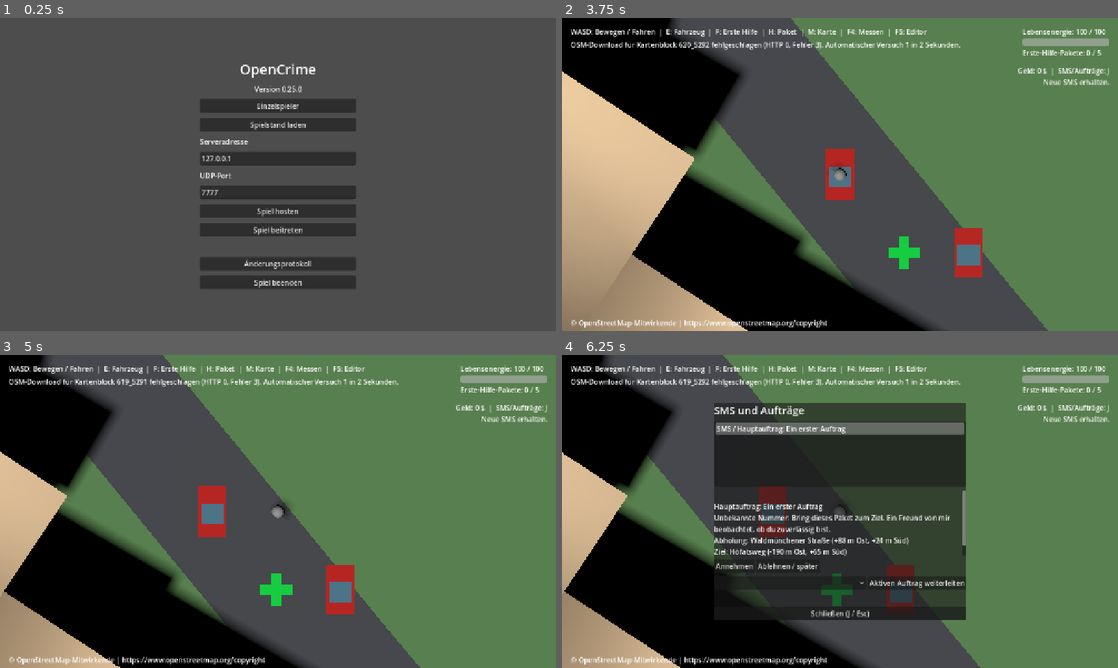
Above: before the commit, frames 1-4 (two rows, left to right).
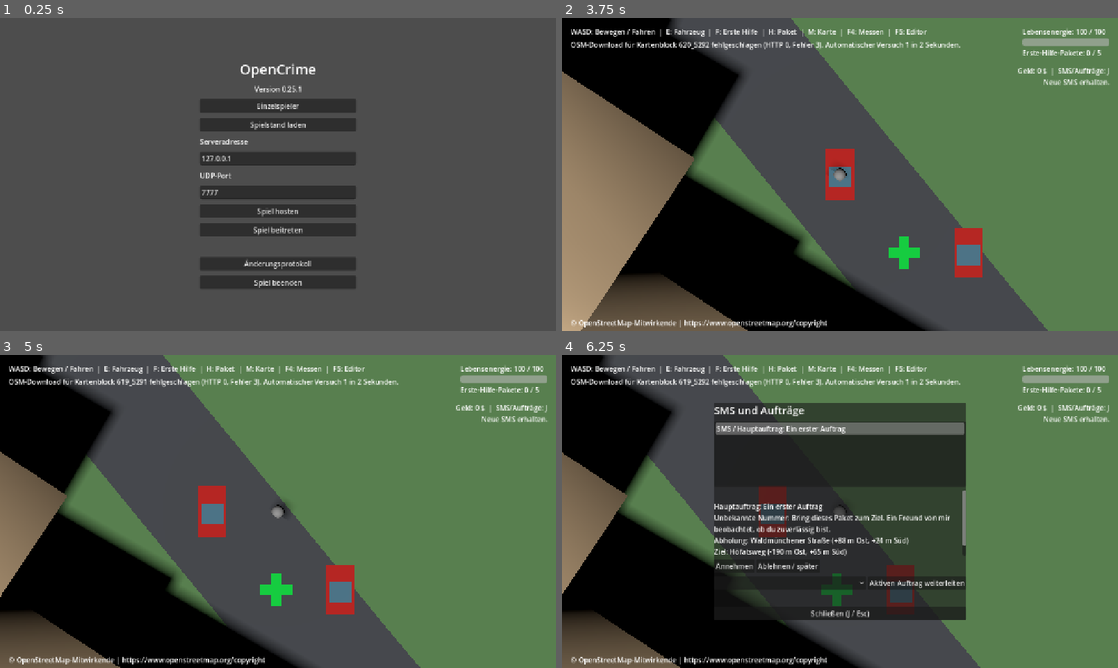
Above: after the commit, the same moments.

Repository: settstep/OpenCrime
Game: Godot game, scene res://scenes/menu.tscn
The game is run twice, just before and just after one commit, with the same random seed, the same clock (stepped at 60 frames per second) and the same inputs.
Inputs (mouse positions are in pixels of both pictures, inside the frame that each line leads up to):
- Up to frame 1 (0.25 s): no input
- Up to frame 2 (3.75 s): click "Spiel beitreten" at 0.5 s; click "Spiel beitreten" at 1.25 s; click "Einzelspieler" at 2 s; click "Kartenblock aktualisieren" at 2.75 s; click "Ort starten" at 3.5 s
- Up to frame 3 (5 s): tap Enter at 4.25 s; move the mouse to (400, 495) at 4.27 s; hold D (move_right) from 4.28 s (still down); hold F (first_aid) from 4.28 s (still down); click (400, 495) at 4.42 s
- Up to frame 4 (6.25 s): release D (move_right) at 5 s; release F (first_aid) at 5 s; drag from (728, 527) to (812, 574) at 5.02 s; move the mouse to (895, 442) at 5.77 s; hold D (move_right) from 5.78 s (still down); hold J (show_missions) from 5.78 s (still down)

The runs differ from the first frame. In frame 1, less than 0.1% of the frame differs, in the area x 53-55%, y 22-24%; in frame 2, 13%, in the area x 0-34%, y 17-100%; in frame 3, 5.6%; in frame 4, 5.4%.

Commit message:
fix: prevent player sticking to building walls

Diff:
--- a/project.godot
+++ b/project.godot
@@ -11,7 +11,7 @@
 [application]
 
 config/name="OpenCrime"
-config/version="0.25.0"
+config/version="0.25.1"
 run/main_scene="res://scenes/menu.tscn"
 config/features=PackedStringArray("4.7", "GL Compatibility")
 
--- a/scripts/map_block_stream.gd
+++ b/scripts/map_block_stream.gd
@@ -9,7 +9,7 @@
 const GameLog = preload("res://scripts/game_log.gd")
 
 var CACHE_DIRECTORY := PlaceStore.BLOCK_CACHE_DIRECTORY
-const USER_AGENT := "OpenCrime/0.25.0 (+https://github.com/settstep/OpenCrime)"
+const USER_AGENT := "OpenCrime/0.25.1 (+https://github.com/settstep/OpenCrime)"
 const MAX_RESPONSE_BYTES := 8 * 1024 * 1024
 const MAX_CONCURRENT_DOWNLOADS := 1
 const MIN_REQUEST_INTERVAL_MS := 1000
--- a/scripts/map_view.gd
+++ b/scripts/map_view.gd
@@ -8,7 +8,7 @@
 const PlaceStore = preload("res://scripts/place_store.gd")
 const MapBlockGrid = preload("res://scripts/map_block_grid.gd")
 const FALLBACK_CACHE_SECONDS := 604800
-const USER_AGENT := "OpenCrime/0.25.0 (+https://github.com/settstep/OpenCrime)"
+const USER_AGENT := "OpenCrime/0.25.1 (+https://github.com/settstep/OpenCrime)"
 
 var CACHE_DIRECTORY := DataPaths.path("tile_cache")
 var BLOCK_CACHE_DIRECTORY := PlaceStore.BLOCK_CACHE_DIRECTORY
--- a/scripts/osm_map.gd
+++ b/scripts/osm_map.gd
@@ -398,9 +398,15 @@
 	var height := _building_height(way.tags) * map_scale
 	for index in triangles:
 		surface.add_vertex(Vector3(points[index].x * map_scale, height, points[index].y * map_scale))
+	# Wall collision faces must point consistently outward for either OSM winding.
+	var clockwise := Geometry2D.is_polygon_clockwise(points)
 	for index in points.size():
 		var a := points[index]
 		var b := points[(index + 1) % points.size()]
+		if not clockwise:
+			var temporary := a
+			a = b
+			b = temporary
 		var a_bottom := Vector3(a.x * map_scale, 0, a.y * map_scale)
 		var b_bottom := Vector3(b.x * map_scale, 0, b.y * map_scale)
 		var a_top := a_bottom + Vector3.UP * height
--- a/scripts/place_selection.gd
+++ b/scripts/place_selection.gd
@@ -5,7 +5,7 @@
 
 const PlaceStore = preload("res://scripts/place_store.gd")
 const Grid = preload("res://scripts/map_block_grid.gd")
-const USER_AGENT := "OpenCrime/0.25.0 (+https://github.com/settstep/OpenCrime)"
+const USER_AGENT := "OpenCrime/0.25.1 (+https://github.com/settstep/OpenCrime)"
 const PLACE_EXTENT_METERS := 165.0
 const MAX_RESPONSE_BYTES := 8 * 1024 * 1024
 
--- a/tests/building_editor_test.gd
+++ b/tests/building_editor_test.gd
@@ -18,6 +18,19 @@
 	for point in [Vector2(left, 0), Vector2(left + 10, 0), Vector2(left + 10, 10), Vector2(left, 10), Vector2(left, 0)]:
 		geometry.append(Grid.unproject([projected[0] + point.x, projected[1] + point.y], zone, true))
 	return {"id": id, "tags": {"building": "yes", "height": "5"}, "geometry": geometry}
+
+
+func _can_leave_wall(player: CharacterBody3D) -> bool:
+	player.movement_input = Vector2(1, 1).normalized()
+	var start := player.global_position
+	for frame in 20:
+		await physics_frame
+	var sliding := player.global_position
+	player.movement_input = Vector2.LEFT
+	for frame in 20:
+		await physics_frame
+	player.movement_input = Vector2.ZERO
+	return sliding.z > start.z + 0.8 and sliding.x < 0.0 and player.global_position.x < sliding.x - 1.0
 
 
 func _test() -> void:
@@ -87,6 +100,12 @@
 	if world.player.global_position.distance_to(position_before) < 0.1:
 		_fail("The player could not move after editing levels and leaving the editor.")
 		return
+	world.player.uses_local_input = false
+	world.car.global_position = Vector3(-100, 0.5, -100)
+	world.player.global_position = Vector3(-0.4, 0.9, -6.5)
+	world.player.velocity = Vector3.ZERO
+	await physics_frame
+	await physics_frame
 	root.push_input(key, true)
 	await process_frame
 	await process_frame
@@ -107,6 +126,12 @@
 	if not editor.selected.is_empty() or world.get_node_or_null("OSMMap/Building_2") != null or not FileAccess.file_exists(world.building_edits.path):
 		_fail("Merge did not update the map, clear the selection and persist the diff.")
 		return
+	root.push_input(key, true)
+	if editor.active or not await _can_leave_wall(world.player):
+		_fail("Player could not slide and move away from the merged building after closing the editor.")
+		return
+	root.push_input(key, true)
+	await process_frame
 	root.push_input(first_click, true)
 	await physics_frame
 	await physics_frame
@@ -168,6 +193,17 @@
 	if absf(float(reloaded.get_node("OSMMap/Building_1").get_meta("measurement_height")) - 15.6) > 0.01:
 		_fail("Level override was not restored after reopening the map.")
 		return
+	reloaded.set_process(false)
+	reloaded.map_block_stream.set_process(false)
+	reloaded.player.uses_local_input = false
+	reloaded.car.global_position = Vector3(-100, 0.5, -100)
+	reloaded.player.global_position = Vector3(-0.4, 0.9, -6.5)
+	reloaded.player.velocity = Vector3.ZERO
+	await physics_frame
+	await physics_frame
+	if not await _can_leave_wall(reloaded.player):
+		_fail("Player could not slide and move away from the restored merged building.")
+		return
 	reloaded.free()
 	if DirAccess.remove_absolute(path) != OK or DirAccess.remove_absolute(path.get_base_dir()) != OK or DirAccess.remove_absolute(directory) != OK:
 		_fail("Could not clean up editor test files.")
--- /dev/null
+++ b/tests/player_collision_test.gd
@@ -0,0 +1,96 @@
+extends SceneTree
+
+const PlayerScene = preload("res://scenes/player.tscn")
+const OSMMap = preload("res://scripts/osm_map.gd")
+const Grid = preload("res://scripts/map_block_grid.gd")
+
+const ORIGIN := [47.7748417, 10.6034933]
+
+
+func _initialize() -> void:
+	call_deferred("_test")
+
+
+func _frames(count: int) -> void:
+	for index in count:
+		await physics_frame
+
+
+func _way(reverse: bool) -> Dictionary:
+	var zone := Grid.zone_for_origin(ORIGIN)
+	var origin := Grid.project(ORIGIN, zone, true)
+	var points := [Vector2(0, 0), Vector2(10, 0), Vector2(10, 10), Vector2(0, 10)]
+	if reverse:
+		points.reverse()
+	points.append(points[0])
+	var geometry := []
+	for point in points:
+		geometry.append(Grid.unproject([origin[0] + point.x, origin[1] + point.y], zone, true))
+	return {"id": 1, "tags": {"building": "yes"}, "geometry": geometry}
+
+
+func _test() -> void:
+	var world := Node3D.new()
+	root.add_child(world)
+	var ground := StaticBody3D.new()
+	var ground_collision := CollisionShape3D.new()
+	var ground_shape := BoxShape3D.new()
+	ground_shape.size = Vector3(100, 1, 100)
+	ground_collision.shape = ground_shape
+	ground.position.y = -0.5
+	ground.add_child(ground_collision)
+	world.add_child(ground)
+	var player: CharacterBody3D = PlayerScene.instantiate()
+	player.uses_local_input = false
+	world.add_child(player)
+	for reverse in [false, true]:
+		var map := Node3D.new()
+		world.add_child(map)
+		OSMMap._add_building(map, _way(reverse), StandardMaterial3D.new(), 1.0, ORIGIN)
+		for side in [
+			{"start": Vector3(-2, 0.9, -5), "inward": Vector2.RIGHT, "tangent": Vector2.DOWN},
+			{"start": Vector3(12, 0.9, -5), "inward": Vector2.LEFT, "tangent": Vector2.UP},
+			{"start": Vector3(5, 0.9, 2), "inward": Vector2.UP, "tangent": Vector2.RIGHT},
+			{"start": Vector3(5, 0.9, -12), "inward": Vector2.DOWN, "tangent": Vector2.LEFT},
+		]:
+			player.global_position = side.start
+			player.velocity = Vector3.ZERO
+			player.movement_input = side.inward
+			await _frames(40)
+			var at_wall := player.global_position
+			var travelled := Vector2(at_wall.x - side.start.x, at_wall.z - side.start.z).dot(side.inward)
+			if travelled < 1.4 or travelled > 1.65:
+				_fail("Player crossed or did not reach wall (reverse=%s): %s" % [reverse, at_wall])
+				return
+			player.movement_input = -side.inward
+			await _frames(20)
+			var away := player.global_position
+			if Vector2(away.x - at_wall.x, away.z - at_wall.z).dot(-side.inward) < 1.0:
+				_fail("Player could not reverse directly at wall (reverse=%s): %s -> %s" % [reverse, at_wall, away])
+				return
+			player.movement_input = side.inward
+			await _frames(30)
+			at_wall = player.global_position
+			player.movement_input = (side.inward + side.tangent).normalized()
+			await _frames(20)
+			var sliding := player.global_position
+			var slide_delta := Vector2(sliding.x - at_wall.x, sliding.z - at_wall.z)
+			if slide_delta.dot(side.tangent) < 0.8 or slide_delta.dot(side.inward) > 0.05:
+				_fail("Player did not slide along wall (reverse=%s): %s -> %s" % [reverse, at_wall, sliding])
+				return
+			player.movement_input = -side.inward
+			await _frames(20)
+			var departure := Vector2(player.global_position.x - sliding.x, player.global_position.z - sliding.z)
+			if departure.dot(-side.inward) < 1.0:
+				_fail("Player could not move away from wall (reverse=%s): %s -> %s" % [reverse, sliding, player.global_position])
+				return
+		player.movement_input = Vector2.ZERO
+		map.free()
+	world.free()
+	print("Player building collision and wall sliding passed")
+	quit(0)
+
+
+func _fail(reason: String) -> void:
+	push_error(reason)
+	quit(1)
Not shown, added: tests/player_collision_test.gd.uid
Not shown, changed: BUGS.md
Not shown, changed: CHANGELOG.md
Not shown, changed: githubcosts.md
